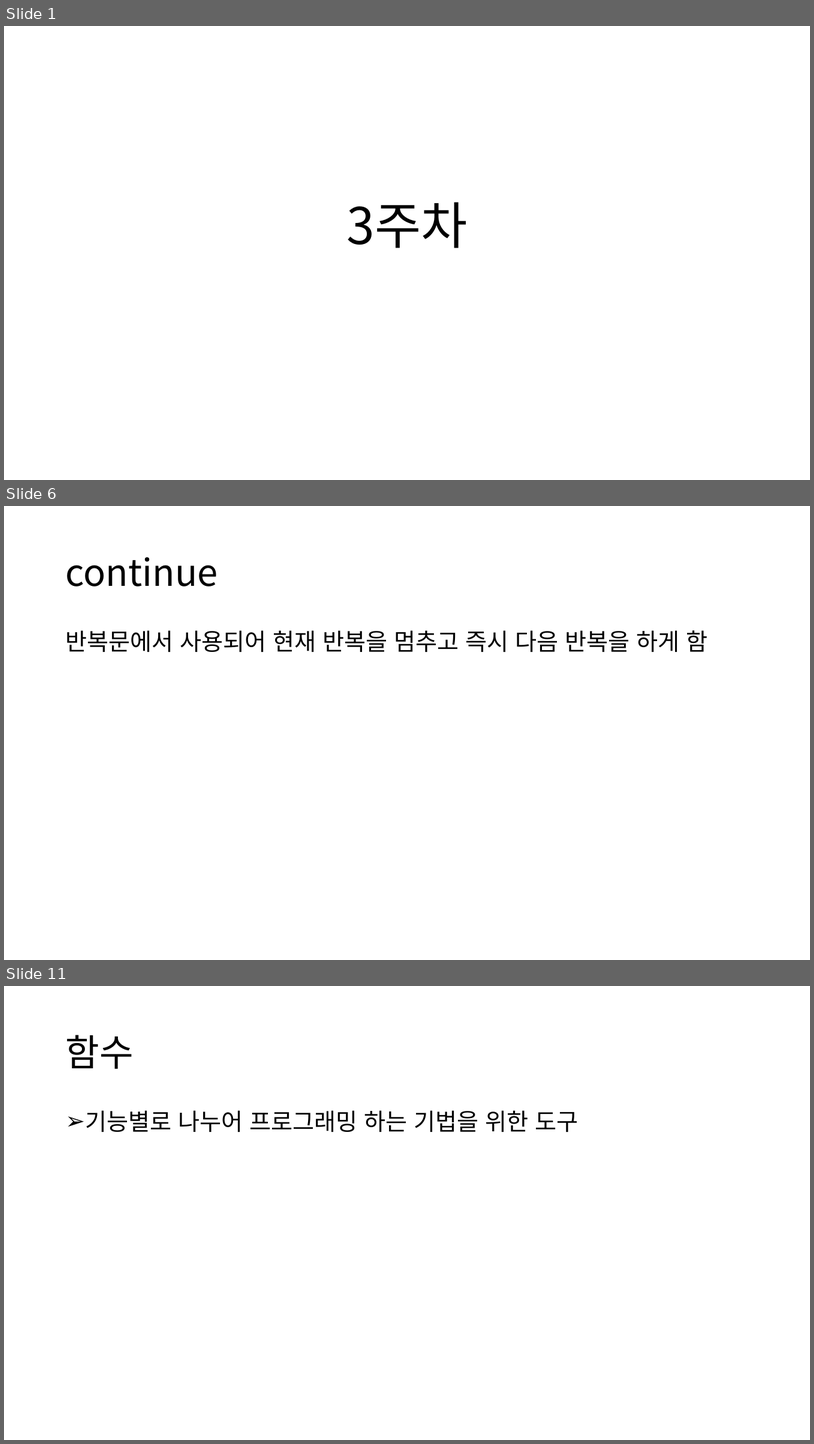
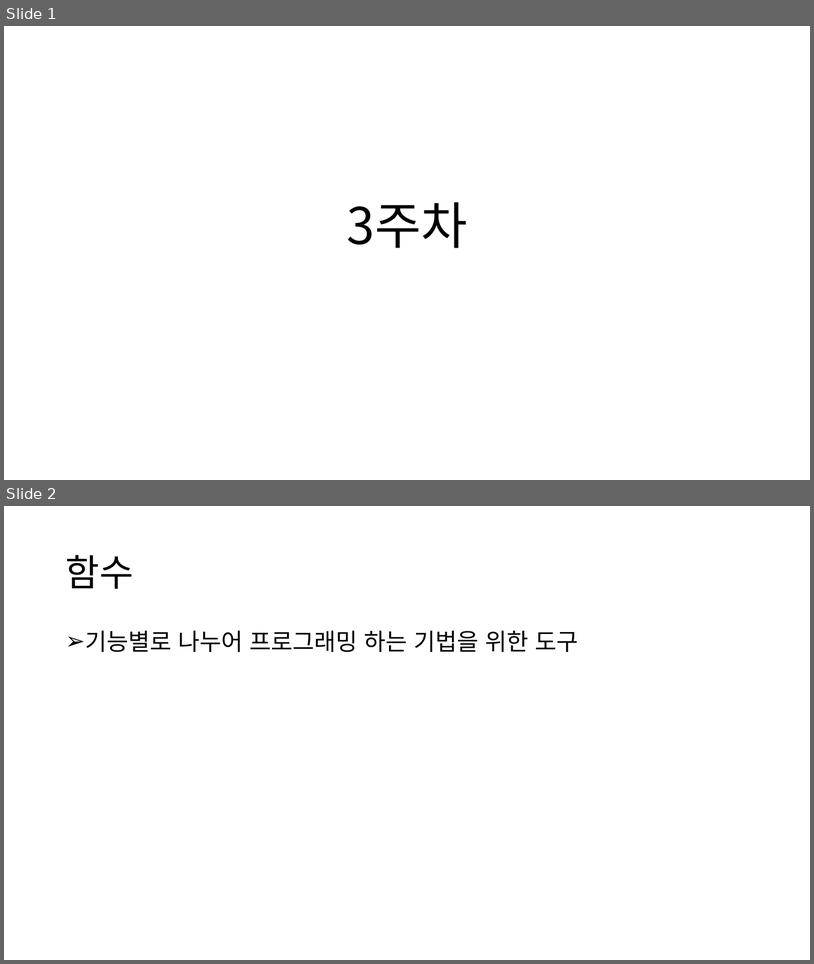
Before and after one commit to chohanjoo/C_Study, a slide deck: c언어 교제3.pptx. Shown one above the other, each under a label of ours: slides 1, 6 and 11 before the commit, slides 1 and 2 after it; the slides between them are not shown. The pictures are 814x1444 and 814x964 pixels, drawn with LibreOffice and Linux fonts; fonts in the diff are those of the drawing. Boxes give left, top, right and bottom in pixels: in the first picture for what was removed or moved away, otherwise in the second. Text is boxed around its words. In the diff, an @@ line names an element or a change of style, - is before the commit and + after.

```diff
--- a/c언어 교제3.pptx
+++ b/c언어 교제3.pptx
@@ slide 6 removed at (4, 506, 810, 960), background #FFFFFF @@
@@ title removed at (65, 557, 218, 586) @@
-continue
@@ text removed at (65, 630, 708, 652) @@
-반복문에서 사용되어 현재 반복을 멈추고 즉시 다음 반복을 하게 함
@@ what was slide 11 is now slide 2 @@
```
Also in this commit, not shown: 8 other slides removed, 7 other files.
